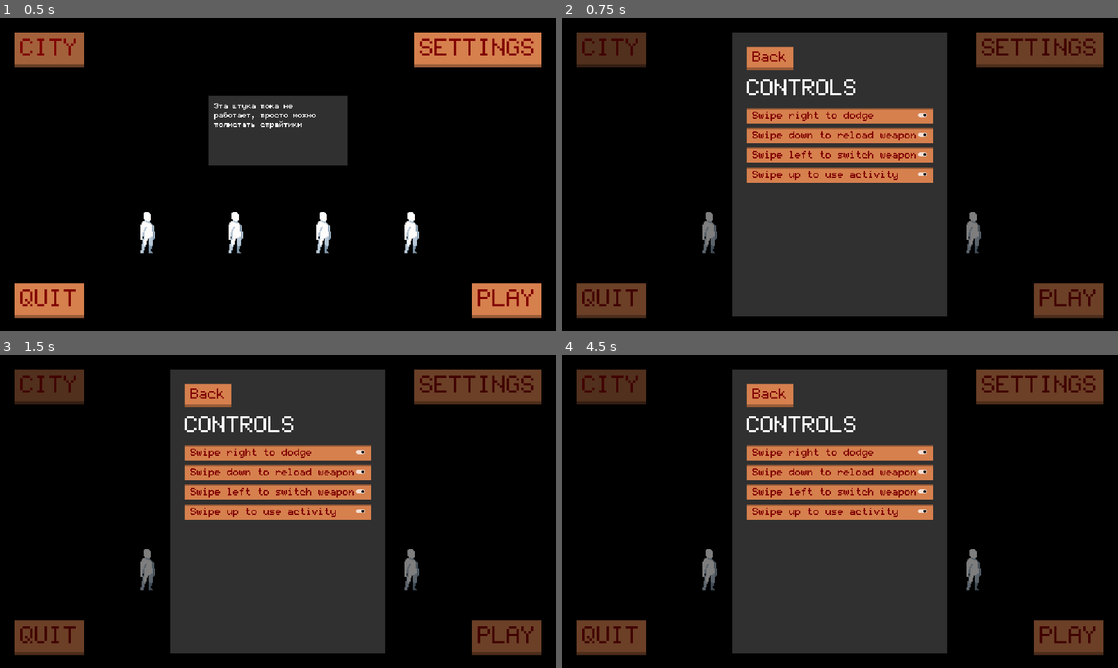
Above: before the commit, frames 1-4 (two rows, left to right).
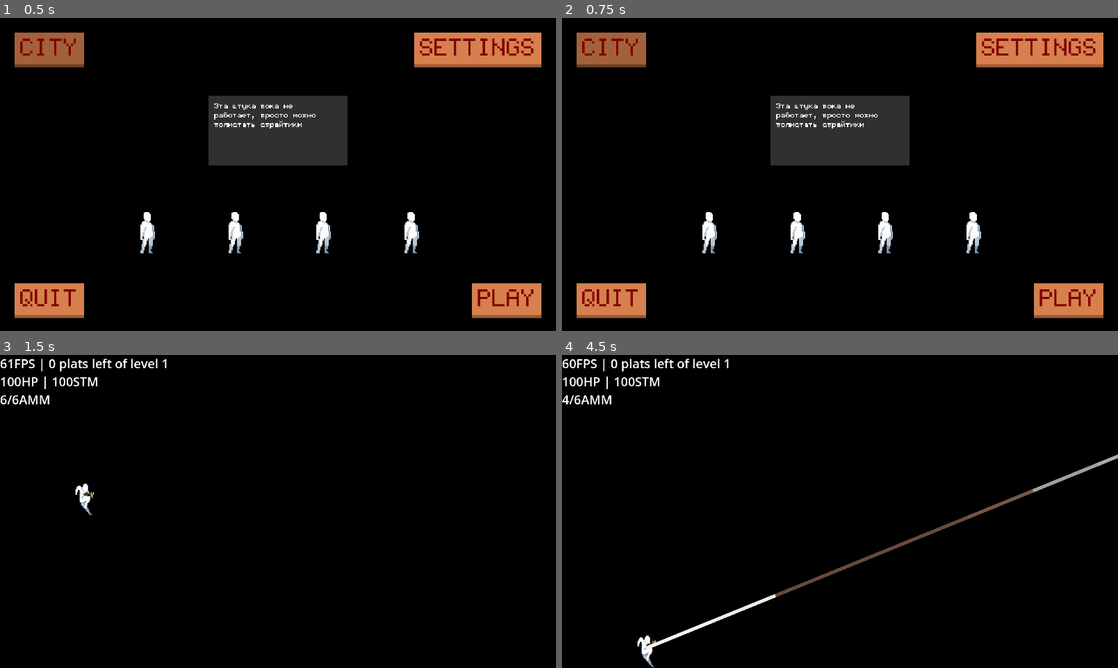
Above: after the commit, the same moments.

Repository: 0-Vanes-0/runner
Game: Godot game, scene res://src/scenes/scene_handler.tscn
Same seed, same stepped clock (60 frames per second), same inputs: the game is played once before the commit and once after it.
Inputs (mouse positions are in pixels of both pictures, inside the frame that each line leads up to):
- Up to frame 1 (0.5 s): no input
- Up to frame 2 (0.75 s): click "SETTINGS" at 0.5 s
- Up to frame 3 (1.5 s): click "PLAY" at 1.25 s
- Up to frame 4 (4.5 s): click (1067, 636) at 2 s, where only the run before the commit has a clickable "PLAY"; click (712, 545) at 2.77 s; click (795, 545) at 3.52 s; click (884, 545) at 4.27 s

Frame 1 is identical in both runs. In frame 2, 41% of the frame differs, in the area x 2-98%, y 4-96%; in frame 3, 43%; in frame 4, 43%, in the area x 0-100%, y 1-100%.
Error after the commit: Assertion failed. (res://src/scenes/menus/settings_menu.gd:12)

Commit message:
Doccing
• Docs: SceneHandler, SettingsMenu, PauseMenu, GameOverMenu, MainMenu

Diff:
--- a/src/scenes/main_menu.gd
+++ b/src/scenes/main_menu.gd
@@ -3,13 +3,13 @@
 class_name MainMenu
 extends Control
 
-@export var play_button: Button ## This button goes to [GameScene].
-@export var settings_menu: SettingsMenu
+@export var _play_button: Button ## This button goes to [GameScene].
+@export var _settings_menu: SettingsMenu
 
 
 func _ready() -> void:
-	assert(play_button and settings_menu)
-	settings_menu.hide()
+	assert(_play_button and _settings_menu)
+	_settings_menu.hide()
 	update_play_button_disabled()
 	if not Global.game_res_loaded:
 		Preloader.loaded.connect(
@@ -23,10 +23,10 @@
 		GameInfo.generate_game_info()
 #		GameInfo.is_run_seed_generated
 
-## This method updates state of [member play_button].
+## This method updates state of [member _play_button].
 func update_play_button_disabled():
 	var is_ok: bool = Global.game_res_loaded and true
-	play_button.disabled = not is_ok
+	_play_button.disabled = not is_ok
 
 
 func _on_quit_button_pressed() -> void:
@@ -38,7 +38,7 @@
 
 
 func _on_settings_button_pressed() -> void:
-	settings_menu.show()
+	_settings_menu.show()
 
 
 func _on_city_button_pressed() -> void:
--- a/src/scenes/menus/game_over_menu.gd
+++ b/src/scenes/menus/game_over_menu.gd
@@ -1,30 +1,33 @@
+## This menu appears on 0 health of player's [HealthComponent]. It prints results of a run.
 class_name GameOverMenu
 extends Control
 
+## This signal is emitted when "Restart" button pressed. Equivalent of pressing "Play" at [MainMenu].[br]
+## This is test signal, it will be removed later.
 signal restart_called
 
-@export var panel: Panel
-@export var anim_player: AnimationPlayer
-@export var left_label: RichTextLabel
+@export var _panel: Panel
+@export var _anim_player: AnimationPlayer
+@export var _left_label: RichTextLabel
 
 
 func _ready() -> void:
-	assert(panel and anim_player and left_label)
+	assert(_panel and _anim_player and _left_label)
 
 	self.add_theme_constant_override("margin_top", Global.SCREEN_HEIGHT / 6)
 	self.add_theme_constant_override("margin_right", Global.SCREEN_WIDTH / 6)
 	self.add_theme_constant_override("margin_bottom", Global.SCREEN_HEIGHT / 6)
 	self.add_theme_constant_override("margin_left", Global.SCREEN_WIDTH / 6)
 
-	panel.custom_minimum_size = Vector2.ZERO
+	_panel.custom_minimum_size = Vector2.ZERO
 
 	self.visible = false
 
-
+## Shows this menu and starts animation.
 func appear():
 	self.visible = true
-	anim_player.play("start")
-	left_label.text = (
+	_anim_player.play("start")
+	_left_label.text = (
 			"Enemies killed: " + str(GameInfo.kills_count) + "\n"
 			+ "Died on level " + str(GameInfo.level_number) + " in biome " + str(GameInfo.biome_number) + "\n"
 	)
--- a/src/scenes/menus/game_over_menu.tscn
+++ b/src/scenes/menus/game_over_menu.tscn
@@ -1,4 +1,4 @@
-[gd_scene load_steps=7 format=3]
+[gd_scene load_steps=7 format=3 uid="uid://dr5r31lkwfgnn"]
 
 [ext_resource type="Theme" uid="uid://cua1s23yijxy2" path="res://assets/themes_styles/default_theme.tres" id="1_e6gxa"]
 [ext_resource type="Script" path="res://src/scenes/menus/game_over_menu.gd" id="1_sr5md"]
@@ -113,7 +113,7 @@
 "start": SubResource("Animation_34qoc")
 }
 
-[node name="GameOverMenu" type="MarginContainer" node_paths=PackedStringArray("panel", "anim_player", "left_label")]
+[node name="GameOverMenu" type="MarginContainer" node_paths=PackedStringArray("_panel", "_anim_player", "_left_label")]
 anchors_preset = 15
 anchor_right = 1.0
 anchor_bottom = 1.0
@@ -126,9 +126,9 @@
 theme_override_constants/margin_right = 320
 theme_override_constants/margin_bottom = 180
 script = ExtResource("1_sr5md")
-panel = NodePath("Panel")
-anim_player = NodePath("AnimationPlayer")
-left_label = NodePath("Panel/MarginContainer/VBoxContainer/MarginContainer/HBoxContainer/VBoxContainer/RichTextLabel")
+_panel = NodePath("Panel")
+_anim_player = NodePath("AnimationPlayer")
+_left_label = NodePath("Panel/MarginContainer/VBoxContainer/MarginContainer/HBoxContainer/VBoxContainer/RichTextLabel")
 
 [node name="Panel" type="Panel" parent="."]
 layout_mode = 2
--- a/src/scenes/menus/pause_menu.gd
+++ b/src/scenes/menus/pause_menu.gd
@@ -1,10 +1,12 @@
+## This menu appears on pause with [kbd]Escape[/kbd] on Desktop or [kbd]Back[/kbd] on Android.
+## [br]It contains buttons: "Resume", "Settings", "Go to menu".
 class_name PauseMenu
 extends Control
 
-@export var settings_menu: SettingsMenu
+@export var _settings_menu: SettingsMenu
 
 func  _ready() -> void:
-	assert(settings_menu)
+	assert(_settings_menu)
 
 
 func _on_resume_button_pressed() -> void:
@@ -13,7 +15,7 @@
 
 
 func _on_settings_button_pressed() -> void:
-	settings_menu.show()
+	_settings_menu.show()
 
 
 func _on_main_menu_button_pressed() -> void:
--- a/src/scenes/menus/pause_menu.tscn
+++ b/src/scenes/menus/pause_menu.tscn
@@ -4,7 +4,7 @@
 [ext_resource type="Script" path="res://src/scenes/menus/pause_menu.gd" id="2_unpyo"]
 [ext_resource type="PackedScene" uid="uid://c4vx8yyktgv1x" path="res://src/scenes/menus/settings_menu.tscn" id="3_rbksi"]
 
-[node name="PauseMenu" type="Control" node_paths=PackedStringArray("settings_menu")]
+[node name="PauseMenu" type="Control"]
 process_mode = 2
 layout_mode = 3
 anchors_preset = 15
@@ -14,7 +14,6 @@
 grow_vertical = 2
 theme = ExtResource("1_tqsak")
 script = ExtResource("2_unpyo")
-settings_menu = NodePath("SettingsMenu")
 
 [node name="MarginContainer" type="MarginContainer" parent="."]
 layout_mode = 1
--- a/src/scenes/menus/settings_menu.gd
+++ b/src/scenes/menus/settings_menu.gd
@@ -1,18 +1,20 @@
+## This menu appears manually. It loads and saves settings.
 class_name SettingsMenu
 extends Control
 
-@export var dodge_swipe_button: CheckButton
-@export var reload_swipe_button: CheckButton
-@export var switch_weapon_swipe_button: CheckButton
-@export var activity_swipe_button: CheckButton
+@export var _dodge_swipe_button: CheckButton
+@export var _reload_swipe_button: CheckButton
+@export var _switch_weapon_swipe_button: CheckButton
+@export var _activity_swipe_button: CheckButton
 
 
 func _ready() -> void:
-	assert(dodge_swipe_button and reload_swipe_button and switch_weapon_swipe_button and activity_swipe_button)
-	dodge_swipe_button.set_pressed_no_signal(Global.settings[Text.CONTROLS][Text.DODGE_SWIPE])
-	reload_swipe_button.set_pressed_no_signal(Global.settings[Text.CONTROLS][Text.RELOAD_SWIPE])
-	switch_weapon_swipe_button.set_pressed_no_signal(Global.settings[Text.CONTROLS][Text.SWITCH_WEAPON_SWIPE])
-	activity_swipe_button.set_pressed_no_signal(Global.settings[Text.CONTROLS][Text.ACTIVITY_SWIPE])
+	assert(_dodge_swipe_button and _reload_swipe_button and _switch_weapon_swipe_button and _activity_swipe_button)
+	# Set buttons state according to settings:
+	_dodge_swipe_button.set_pressed_no_signal(Global.settings[Text.CONTROLS][Text.DODGE_SWIPE])
+	_reload_swipe_button.set_pressed_no_signal(Global.settings[Text.CONTROLS][Text.RELOAD_SWIPE])
+	_switch_weapon_swipe_button.set_pressed_no_signal(Global.settings[Text.CONTROLS][Text.SWITCH_WEAPON_SWIPE])
+	_activity_swipe_button.set_pressed_no_signal(Global.settings[Text.CONTROLS][Text.ACTIVITY_SWIPE])
 
 
 func _on_back_button_pressed() -> void:
--- a/src/scenes/scene_handler.gd
+++ b/src/scenes/scene_handler.gd
@@ -1,14 +1,15 @@
+## This is main scene. It handles [member current_scene], only one can exist.
 class_name SceneHandler
 extends Node
 
-var current_scene: Node
+var current_scene: Node ## Current scene on screen. Can be changed by [method switch_to_scene].
 
 
 func _ready() -> void:
 	current_scene = Preloader.main_menu_scene.instantiate()
 	self.add_child(current_scene)
 
-
+## Firstly removes current scene from tree and queues it for freeing, then instantiates a new [param scene].
 func switch_to_scene(scene: PackedScene):
 	get_tree().node_removed.connect(
 			func(node: Node):
